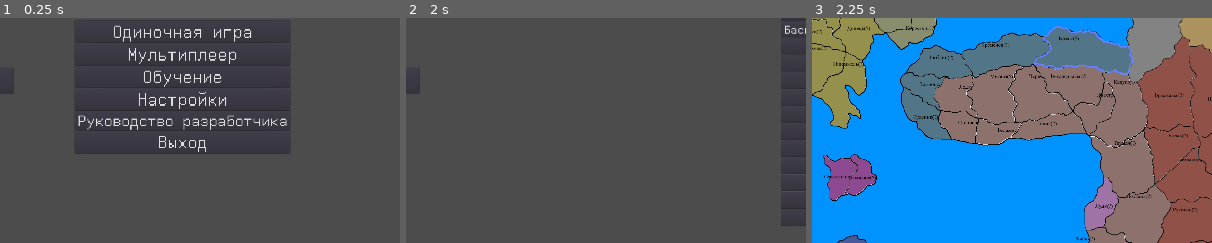
Above: before the commit, frames 1-3 (left to right).
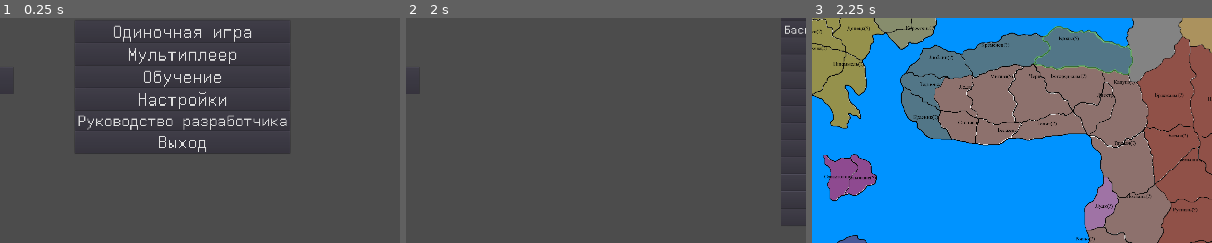
Above: after the commit, the same moments.

Repository: Palez-coder-nishebrot/The-great-war
Game: Godot game, scene res://Scenes/Menu/Menu.tscn
The game is run twice, just before and just after one commit, with the same random seed, the same clock (stepped at 60 frames per second) and the same inputs.
Inputs:
- Up to frame 1 (0.25 s): no input
- Up to frame 2 (2 s): click "Проверка" at 0.5 s; click "Одиночная игра" at 1.25 s
- Up to frame 3 (2.25 s): click "Роксолания" at 2 s
The pictures show only the part of the screen within x 29-79%, y 22-72%; the shares and areas given below are measured in that part.

Frames 1-2 are identical in both runs. In frame 3, 0.7% of the frame differs, in the area x 55-81%, y 3-26%.

Commit message:
add snap to border_part

Diff:
--- a/Scenes/Province/border.gd
+++ b/Scenes/Province/border.gd
@@ -9,12 +9,10 @@
 
 # Called when the node enters the scene tree for the first time.
 func _ready():
-	pass # Replace with function body.
-
-
-# Called every frame. 'delta' is the elapsed time since the previous frame.
-#func _process(delta):
-#	pass
+	if Engine.editor_hint:
+		connect("child_entered_tree", self, "_on_border_part_entered")
+		for ch in get_children():
+			var _err = ch.connect("draw", self, "_on_border_part_editor_draw", [ch])
 
 func _get_configuration_warning():
 	var hint = "Border not working without configured BorderPart scenes"
@@ -24,3 +22,17 @@
 			hint = ""
 
 	return hint
+
+
+func _on_border_part_entered(node):
+	var _err = node.connect("draw", self, "_on_border_part_editor_draw", [node])
+
+
+func _on_border_part_editor_draw(node):
+	var siblings = []
+
+	for ch in get_children():
+		if ch != node:
+			siblings.append(ch)
+
+	node.correct_corners_snap(siblings)
--- a/Scenes/Province/border_part.gd
+++ b/Scenes/Province/border_part.gd
@@ -1,30 +1,48 @@
 tool
 extends Line2D
+
+const SNAP_DISTANCE_LIMIT = 25
 
 export(NodePath) var neighbour_province
 
 
 func _ready():
-	if Engine.editor_hint:
-		var _err = connect("draw", self, "_on_editor_draw")
+	pass
 
 
-func _on_editor_draw():
-	var siblings = get_parent().get_children().erase(self)
+func correct_corners_snap(siblings):
+	if points.size() < 2:
+		return
 
-	var closest_start = null
-	var closest_end = null
+	var corners = []
 
 	for sib in siblings:
 		var sib_points = sib.points
-		if sib_points.length > 1:
-			var first = sib_points[0]
-			var last = sib_points[-1]
-			closest_start = _get_shorter_distance(closest_start, first)
-			closest_start = _get_shorter_distance(closest_start, last)
-			closest_end = _get_shorter_distance(closest_end, first)
-			closest_end = _get_shorter_distance(closest_end, last)
+		if sib_points.size() > 1:
+			corners.append(sib_points[0])
+			corners.append(sib_points[-1])
+
+	var first = _get_point_with_shortest_distance(points[0], corners)
+	var last = _get_point_with_shortest_distance(points[-1], corners)
+
+	if first != points[0] or last != points[-1]:
+		points[0] = first
+		points[-1] = last
+		points = points
 
 
-func _get_shorter_distance(current, next):
-	pass
+func _get_point_with_shortest_distance(current_point, corners):
+	var shorter_distance
+	var new_point
+
+	for corner in corners:
+		var test_distance = current_point.distance_to(corner)
+
+		if not shorter_distance or test_distance < shorter_distance:
+			new_point = corner
+			shorter_distance = test_distance
+
+	if shorter_distance <= SNAP_DISTANCE_LIMIT:
+		return new_point
+	else:
+		return current_point
--- a/Scenes/Province/border_part.tscn
+++ b/Scenes/Province/border_part.tscn
@@ -3,4 +3,5 @@
 [ext_resource path="res://Scenes/Province/border_part.gd" type="Script" id=1]
 
 [node name="BorderPart" type="Line2D"]
+default_color = Color( 0.47451, 1, 0.4, 0.4 )
 script = ExtResource( 1 )
--- a/Scenes/TileMap/TileMap.tscn
+++ b/Scenes/TileMap/TileMap.tscn
@@ -1225,19 +1225,19 @@
 [node name="Border" parent="ProvinceBrodi" instance=ExtResource( 117 )]
 
 [node name="BorderPart" parent="ProvinceBrodi/Border" instance=ExtResource( 118 )]
-points = PoolVector2Array( -123, -62, -121, -42, -99, -34, -87, -18, -79, 10, -87, 26, -103, 40, -127, 56, -159, 64, -169, 78, -171, 92, -183, 104 )
+points = PoolVector2Array( -123, -62, -127, -50, -123, -36, -101, -32, -93, -16, -85, 0, -85, 10, -95, 24, -105, 38, -113, 40, -135, 58, -159, 60, -173, 76, -171, 92, -181, 100 )
 
 [node name="BorderPart2" parent="ProvinceBrodi/Border" instance=ExtResource( 118 )]
-points = PoolVector2Array( -119, -64, -95, -72, -87, -88, -47, -120, -23, -120, -7, -112, 17, -112, 41, -88, 57, -88, 81, -88, 97, -96, 105, -96, 113, -88, 121, -88, 145, -96, 153, -96, 161, -88, 185, -88, 201, -64, 241, -32, 289, -24, 305, -16, 329, -16, 337, 0, 369, 0, 385, -8 )
+points = PoolVector2Array( -123, -62, -95, -72, -87, -88, -47, -120, -23, -120, -7, -112, 17, -112, 41, -88, 57, -88, 81, -88, 97, -96, 105, -96, 113, -88, 121, -88, 145, -96, 153, -96, 161, -88, 185, -88, 201, -64, 241, -32, 289, -24, 305, -16, 329, -16, 339, 0, 369, 0, 385, -8 )
 
 [node name="BorderPart3" parent="ProvinceBrodi/Border" instance=ExtResource( 118 )]
-points = PoolVector2Array( 385, -8, 393, 8, 401, 24, 393, 48, 409, 64, 409, 88, 393, 112, 393, 128, 385, 152, 385, 160 )
+points = PoolVector2Array( 385, -8, 393, 8, 401, 20, 401, 54, 411, 62, 411, 92, 403, 108, 393, 118, 391, 132, 391, 146, 391, 156, 385, 164 )
 
 [node name="BorderPart4" parent="ProvinceBrodi/Border" instance=ExtResource( 118 )]
-points = PoolVector2Array( 385, 160, 353, 160, 337, 152, 321, 152, 305, 136, 281, 152, 233, 144 )
+points = PoolVector2Array( 235, 146, 249, 152, 271, 154, 289, 146, 305, 136, 321, 152, 341, 156, 355, 164, 385, 164 )
 
 [node name="BorderPart5" parent="ProvinceBrodi/Border" instance=ExtResource( 118 )]
-points = PoolVector2Array( 235, 146, 227, 136, 209, 136, 193, 120, 143, 120, 121, 110, 93, 110, 77, 118, 27, 114, -1, 114, -17, 128, -47, 130, -73, 114, -89, 114, -107, 120, -125, 106, -143, 104, -163, 102, -181, 100 )
+points = PoolVector2Array( 235, 146, 225, 140, 209, 136, 187, 124, 145, 124, 119, 114, 95, 114, 77, 118, 31, 118, 1, 118, -17, 130, -47, 134, -73, 120, -91, 122, -109, 122, -129, 110, -145, 108, -167, 108, -181, 100 )
 
 [editable path="Красник"]
 [editable path="Луцк"]
